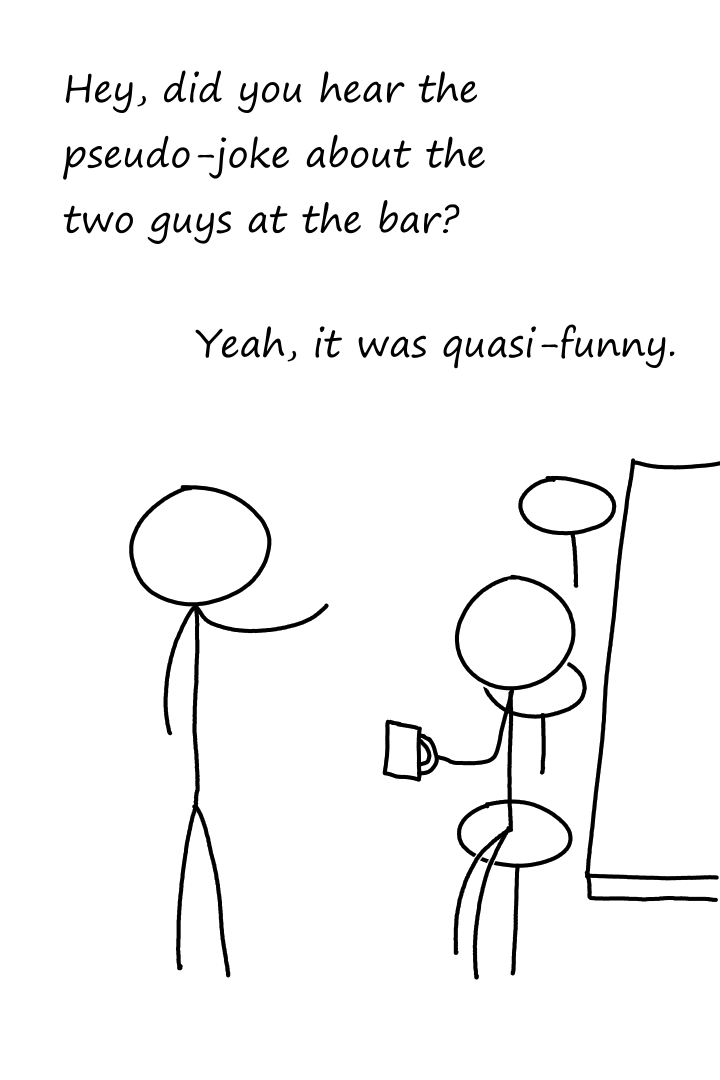
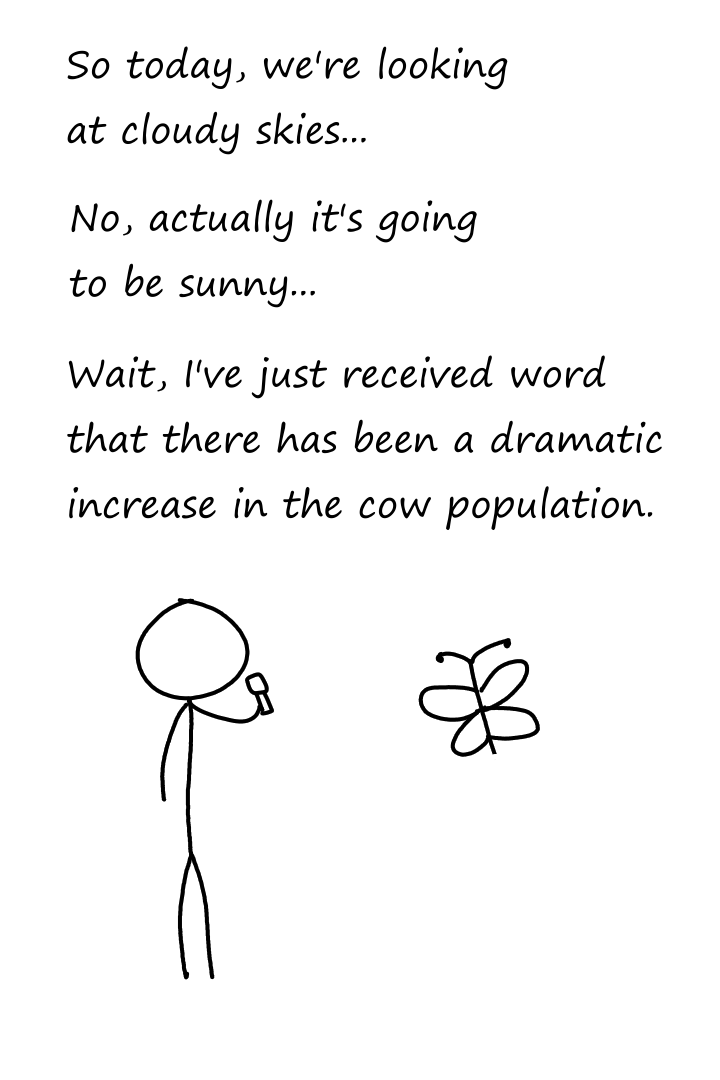
Comparing the layer stacks of the two 720 x 1080 images. Changes:
removed layer "Table" over left=576, top=448, right=720, bottom=902
renamed "Chair" to "Butterfly", painted on it over left=384, top=448, right=640, bottom=980
removed layer "Person 2" over left=320, top=512, right=576, bottom=980
painted on "Person 1" over left=128, top=448, right=384, bottom=980
